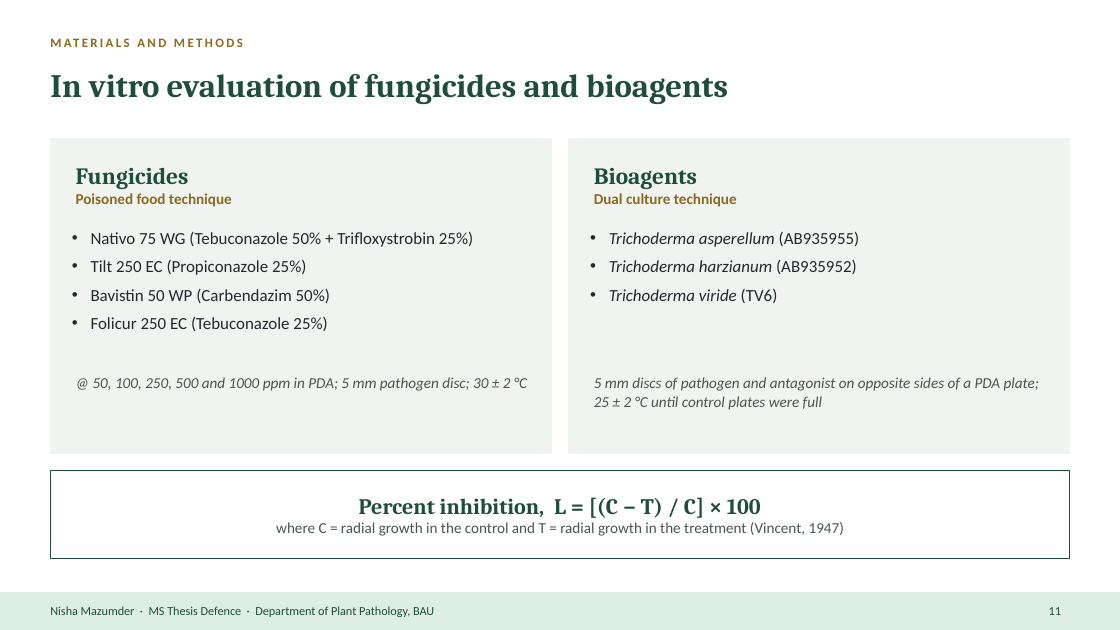
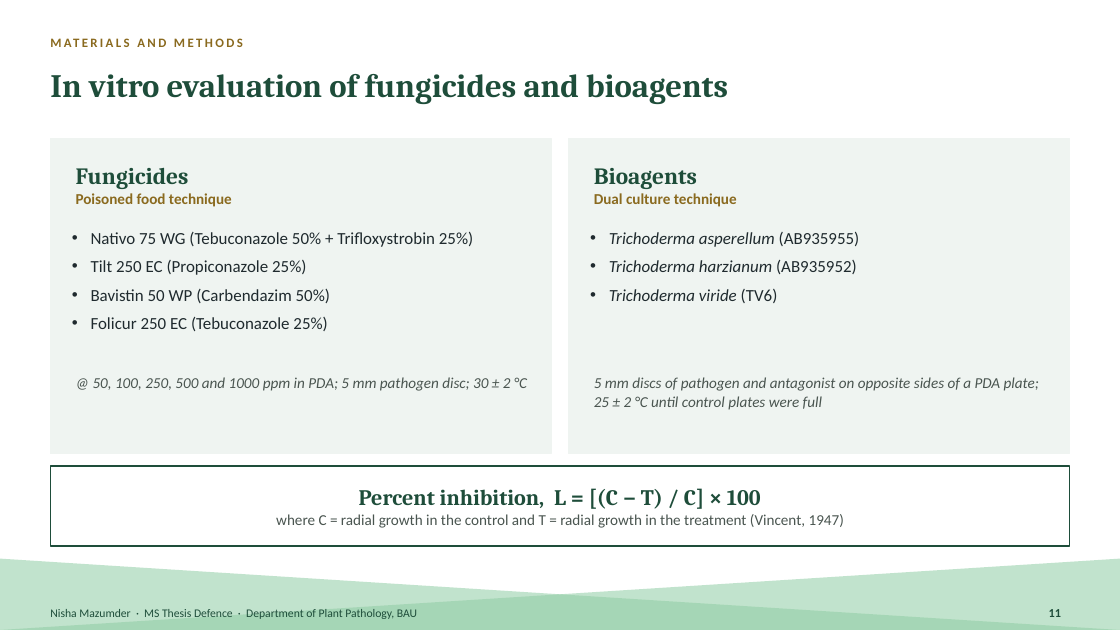
Before and after one commit to bipro-b/nm-documenents, a slide deck: slide 11 of docs/Nisha_MS_Thesis_Defence.pptx. Drawn at 1120x630 pixels with LibreOffice and Linux fonts; fonts in the diff are those of the drawing. Boxes give left, top, right and bottom in pixels: in the first picture for what was removed or moved away, otherwise in the second. Text is boxed around its words. In the diff, an @@ line names an element or a change of style, - is before the commit and + after.

```diff
--- a/docs/Nisha_MS_Thesis_Defence.pptx
+++ b/docs/Nisha_MS_Thesis_Defence.pptx
@@ rectangle: place and size @@
-rectangle at [50,471,1070,559]
+rectangle at [50,466,1070,546]
@@ text "Percent inhibition, L = [(C ...": place and size @@
-text "Percent inhibition, L = [(C ..." at [276,497,844,536]
+text "Percent inhibition, L = [(C ..." at [276,488,844,528]
@@ right triangle added at [0,559,1120,630], fill #8FCDA4 at 55% opacity @@
@@ right triangle added at [0,559,1120,630], fill #8FCDA4 at 55% opacity @@
@@ rectangle removed at [0,592,1120,630] @@
@@ text "Nisha Mazumder · MS Thesis ..." at [50,609,417,619]: size 10.5 to 10 pt @@
@@ page number at [1049,609,1061,617]: bold on @@
```
Also in this commit, not shown: 37 other slides changed, 1 other file.
